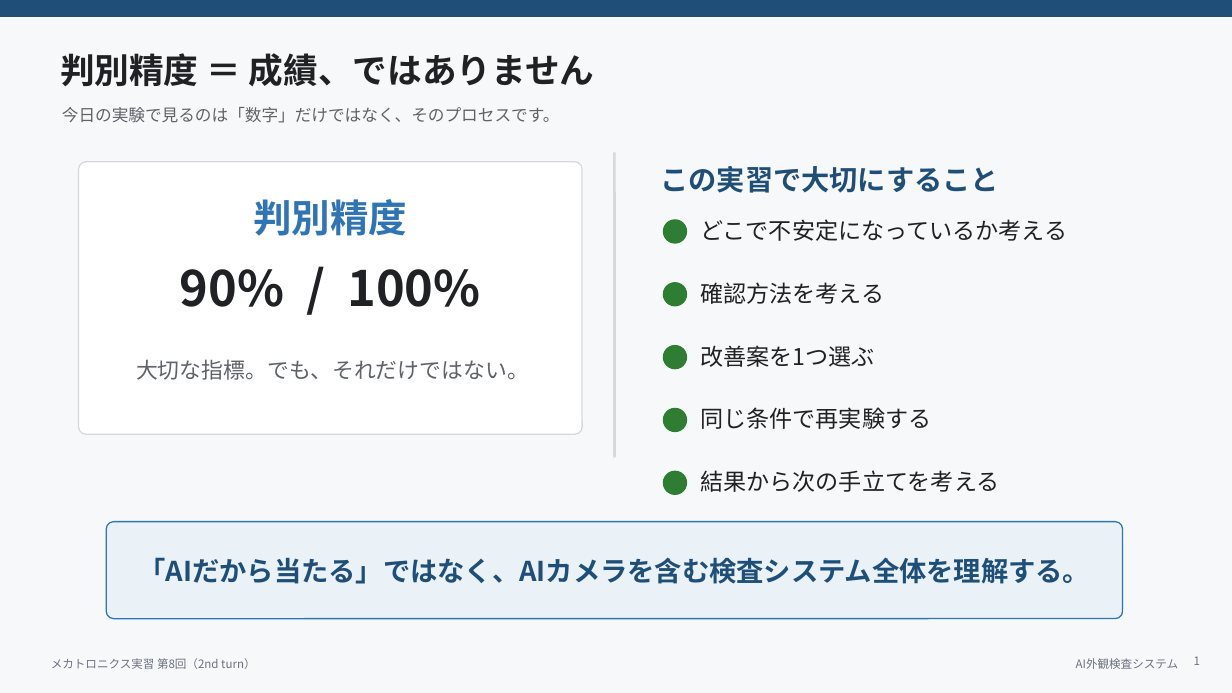
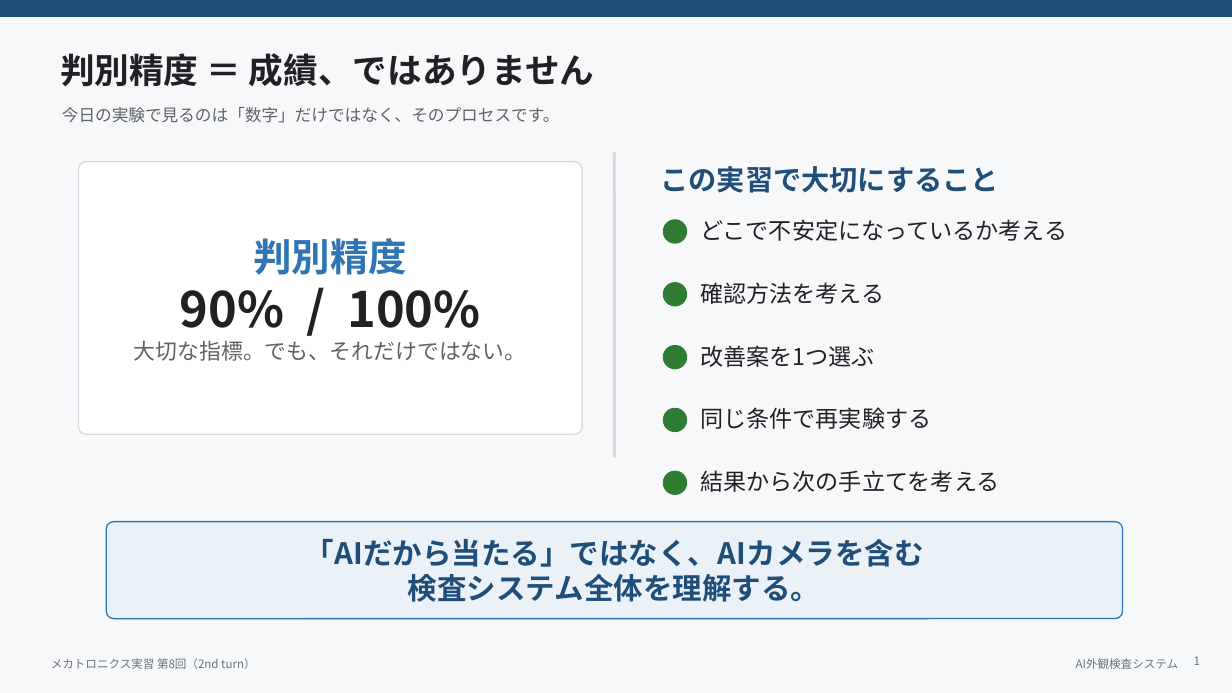
Before and after one commit to t-kubota72459/E03, a slide deck: slide 1 of 084_final_intro_slides_2nd.pptx. Drawn at 1232x693 pixels with LibreOffice and Linux fonts; fonts in the diff are those of the drawing. Boxes give left, top, right and bottom in pixels: in the first picture for what was removed or moved away, otherwise in the second. Text is boxed around its words. In the diff, an @@ line names an element or a change of style, - is before the commit and + after.

```diff
--- a/084_final_intro_slides_2nd.pptx
+++ b/084_final_intro_slides_2nd.pptx
@@ text removed at <box>253,199,407,236</box> @@
-判別精度
@@ text in rounded rectangle at <box>134,238,527,361</box>: text added @@
+判別精度
+90% / 100%
+大切な指標。でも、それだけではない。
@@ text removed at <box>180,269,480,307</box> @@
-90% / 100%
@@ text removed at <box>136,359,529,380</box> @@
-大切な指標。でも、それだけではない。
@@ text in rounded rectangle at <box>305,539,924,602</box>: text added @@
+「AIだから当たる」ではなく、AIカメラを含む
+検査システム全体を理解する。
@@ text removed at <box>139,557,1090,584</box> @@
-「AIだから当たる」ではなく、AIカメラを含む検査システム全体を理解する。
```
Also in this commit, not shown: 3 other slides changed.
